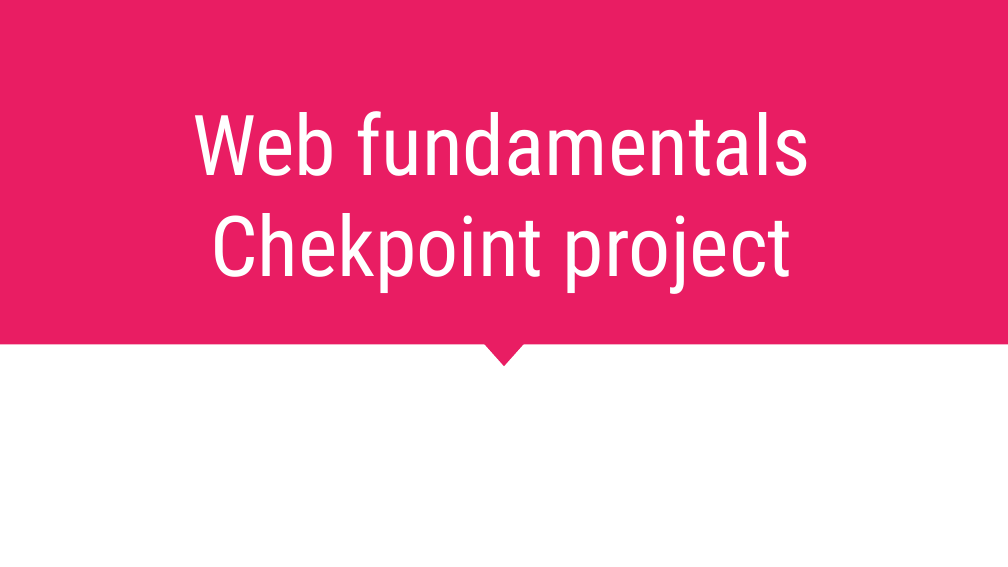
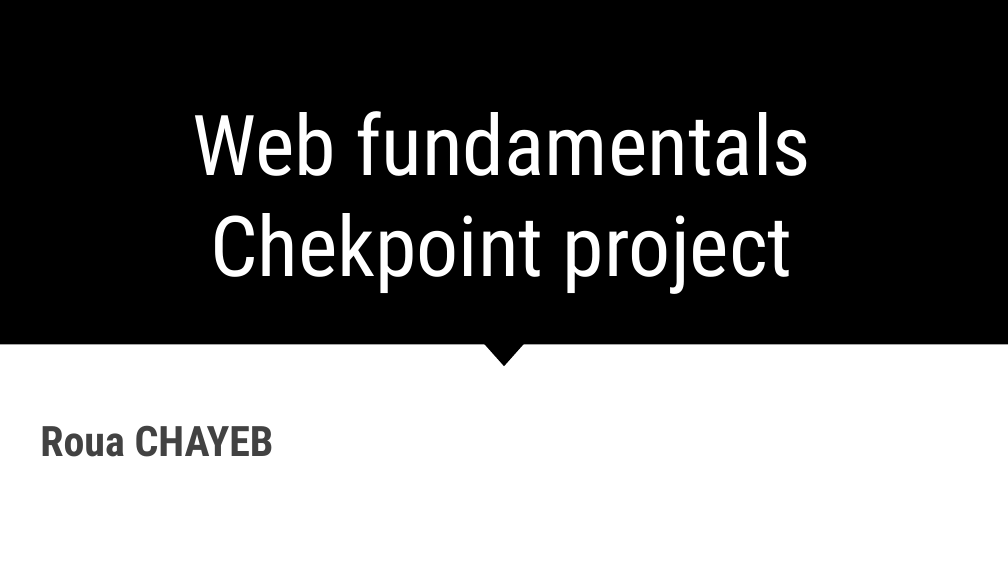
Before and after one commit to roua-cyber/Web-fundamentals-Checkpoint-project, a slide deck: slide 1 of Web fundamentals.pptx. Drawn at 1008x567 pixels with LibreOffice and Linux fonts; fonts in the diff are those of the drawing. Boxes give left, top, right and bottom in pixels: in the first picture for what was removed or moved away, otherwise in the second. Text is boxed around its words. In the diff, an @@ line names an element or a change of style, - is before the commit and + after.

```diff
--- a/Web fundamentals.pptx
+++ b/Web fundamentals.pptx
@@ rectangle at (x1=0, y1=0, x2=1008, y2=345): fill #E91D63 to #000000 @@
@@ triangle at (x1=466, y1=324, x2=542, y2=366): fill #E91D63 to #000000 @@
@@ text added at (x1=40, y1=425, x2=274, y2=457), 30 pt, text #424242, bold @@
+Roua CHAYEB
```
Also in this commit, not shown: 9 other slides changed, 1 other file.
